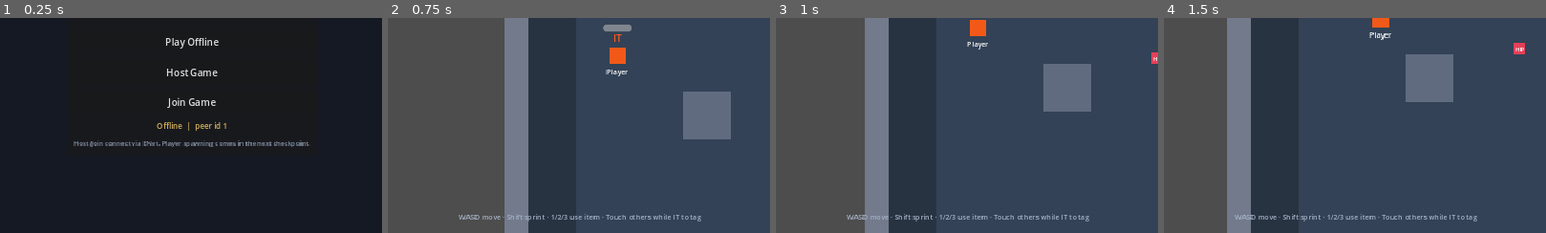
Above: before the commit, frames 1-4 (left to right).
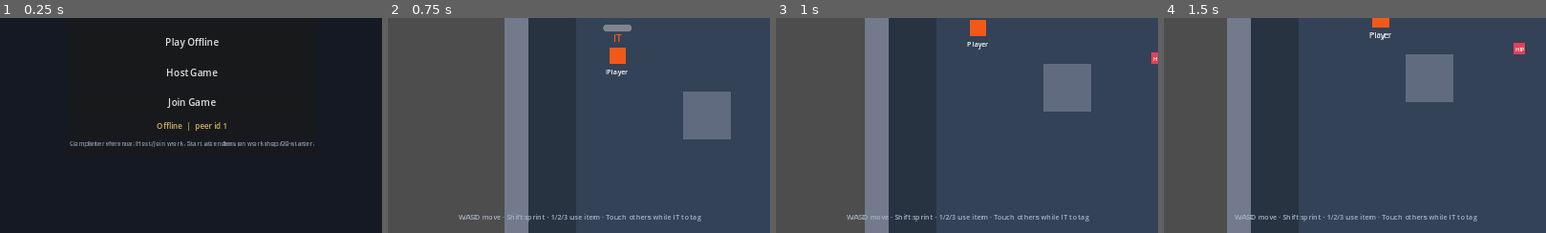
Above: after the commit, the same moments.

Repository: aderoian/multiplayer_fundamentals_workshop
Game: Godot game, scene res://scenes/menu.tscn
Two runs of this game, one before a commit and one after it. Both use one fixed random seed, a clock stepped at 60 frames per second and the inputs below.
Inputs:
- Up to frame 1 (0.25 s): no input
- Up to frame 2 (0.75 s): click "Play Offline" at 0.5 s
- Up to frame 3 (1 s): no input
- Up to frame 4 (1.5 s): hold D (move_right) from 1.28 s (still down); hold Shift (sprint) from 1.28 s (still down)
The pictures show only the part of the screen within x 25-75%, y 50-100%; the shares and areas given below are measured in that part.

The runs differ from the first frame. In frame 1, 0.8% of the frame differs, in the area x 18-83%, y 56-60%; in frame 2, nothing differs; in frame 3, nothing differs; in frame 4, nothing differs.

Commit message:
checkpoint 10: complete reference with It reassignment and smoke tests

Diff:
--- a/network/network_player_spawner.gd
+++ b/network/network_player_spawner.gd
@@ -65,9 +65,27 @@
 
 func _on_peer_disconnected(id: int) -> void:
 	if multiplayer.is_server():
+		var was_it: bool = (Match.current_it_player == id)
 		_despawn_for_peer(id)
+		Match.remove_player_score(id)
+		if was_it:
+			_reassign_it_after_disconnect()
 	players.erase(id)
-	Match.remove_player_score(id)
+
+
+func _reassign_it_after_disconnect() -> void:
+	## If the player who is It leaves, server picks another remaining peer and syncs.
+	var next_it: int = -1
+	for pid in players.keys():
+		next_it = int(pid)
+		break
+	if next_it < 0:
+		next_it = 1
+	Match.set_current_it(next_it)
+	Match._replicate_scores()
+	# Reuse tag result channel so every peer updates IT visuals.
+	Match.rpc_apply_tag_result.rpc(next_it, next_it)
+	print("[Spawner] It reassigned to peer %d after disconnect" % next_it)
 
 
 func _spawn_for_peer(peer_id: int, display_name: String) -> void:
--- a/scenes/menu.tscn
+++ b/scenes/menu.tscn
@@ -140,6 +140,6 @@
 layout_mode = 2
 theme_override_colors/font_color = Color(0.55, 0.6, 0.68, 1)
 theme_override_font_sizes/font_size = 11
-text = "Host/Join connect via ENet. Player spawning comes in the next checkpoint."
+text = "Complete reference: Host/Join work. Start attendees on workshop/00-starter."
 horizontal_alignment = 1
 autowrap_mode = 2
--- /dev/null
+++ b/tests/smoke_client_boot.gd
@@ -0,0 +1,25 @@
+extends SceneTree
+## Client boot helper for smoke_multiplayer.gd
+
+
+func _init() -> void:
+	call_deferred("_connect")
+
+
+func _connect() -> void:
+	var port: int = 7788
+	for a in OS.get_cmdline_user_args():
+		if a.begins_with("--port="):
+			port = int(a.get_slice("=", 1))
+	var peer := ENetMultiplayerPeer.new()
+	var err: Error = peer.create_client("127.0.0.1", port)
+	if err != OK:
+		push_error("[smoke-client] connect failed")
+		quit(1)
+		return
+	get_multiplayer().multiplayer_peer = peer
+	get_multiplayer().connected_to_server.connect(func() -> void:
+		print("[smoke-client] connected id=%d" % get_multiplayer().get_unique_id())
+	)
+	await create_timer(5.0).timeout
+	quit(0)
--- /dev/null
+++ b/tests/smoke_multiplayer.gd
@@ -0,0 +1,61 @@
+extends SceneTree
+## Optional multiplayer smoke harness. Not part of the workshop teaching path.
+## Run: godot --headless --path . -s res://tests/smoke_multiplayer.gd -- --workshop-smoke
+##
+## Spawns a second Godot process as an ENet client and checks peer connection.
+
+const PORT: int = 7788
+
+
+func _init() -> void:
+	var run: bool = false
+	for a in OS.get_cmdline_user_args():
+		if a == "--workshop-smoke":
+			run = true
+	if not run:
+		push_warning("smoke_multiplayer: pass -- --workshop-smoke to run")
+		quit(0)
+		return
+	call_deferred("_run")
+
+
+func _run() -> void:
+	print("[smoke] starting ENet host")
+	var host_peer := ENetMultiplayerPeer.new()
+	var err: Error = host_peer.create_server(PORT, 4)
+	if err != OK:
+		push_error("[smoke] create_server failed: %s" % error_string(err))
+		quit(1)
+		return
+	get_multiplayer().multiplayer_peer = host_peer
+	print("[smoke] host peer id=%d" % get_multiplayer().get_unique_id())
+
+	var godot: String = OS.get_environment("GODOT")
+	if godot == "" or not FileAccess.file_exists(godot):
+		print("[smoke] GODOT env / binary missing — host-only PASS (server created)")
+		get_multiplayer().multiplayer_peer = null
+		quit(0)
+		return
+
+	var project_path: String = ProjectSettings.globalize_path("res://")
+	var pid: int = OS.create_process(godot, [
+		"--headless",
+		"--path", project_path,
+		"-s", "res://tests/smoke_client_boot.gd",
+		"--",
+		"--port=%d" % PORT,
+	])
+	print("[smoke] spawned client pid=%d" % pid)
+	await create_timer(2.5).timeout
+	var peers: PackedInt32Array = get_multiplayer().get_peers()
+	print("[smoke] peers connected: ", peers)
+	var ok: bool = not peers.is_empty()
+	if ok:
+		print("[smoke] PASS connection host+1 client")
+	else:
+		push_error("[smoke] FAIL no client connected")
+	if pid > 0:
+		OS.kill(pid)
+	await create_timer(0.3).timeout
+	get_multiplayer().multiplayer_peer = null
+	quit(0 if ok else 1)
Not shown, changed: README.md
Not shown, added: tests/README.md
